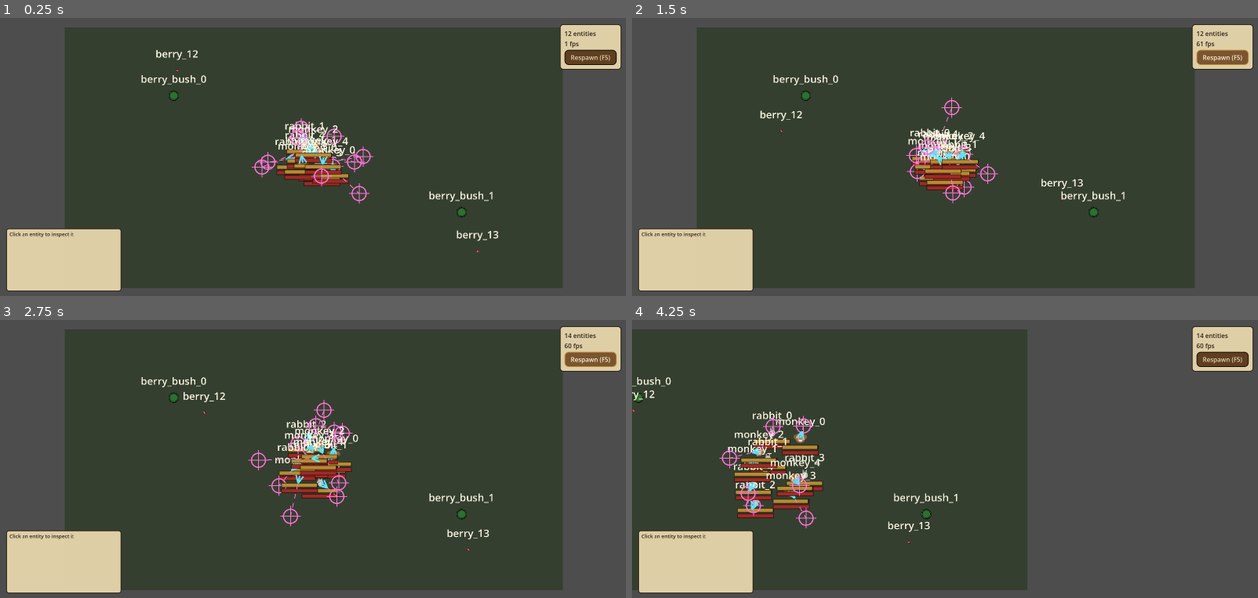
Above: before the commit, frames 1-4 (two rows, left to right).
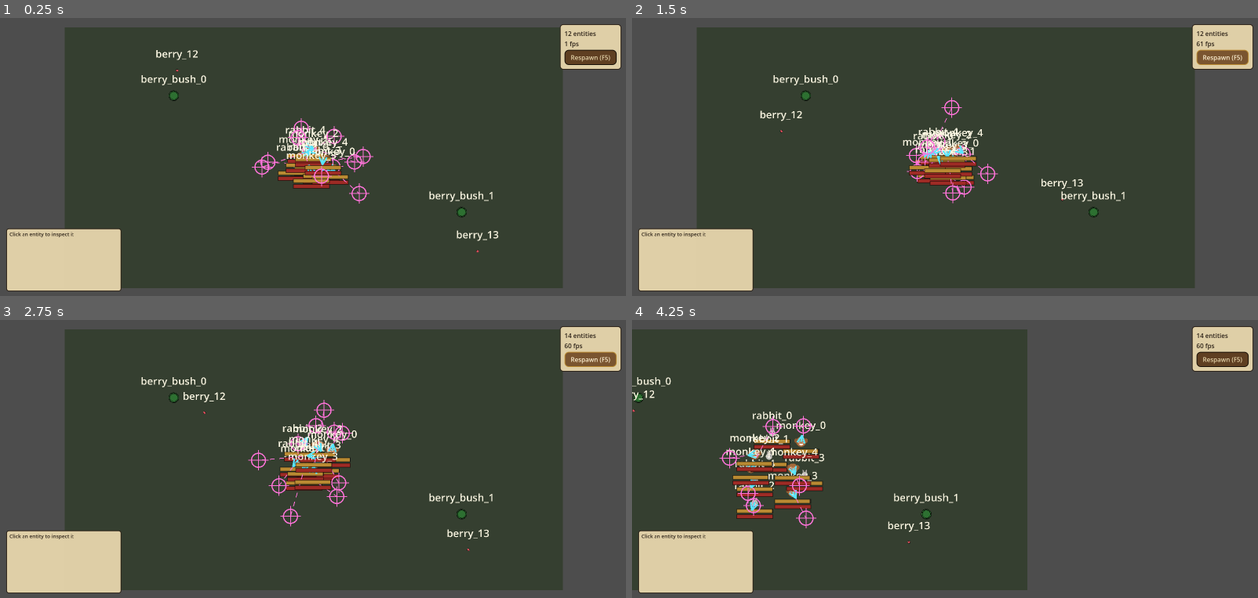
Above: after the commit, the same moments.

Repository: hafizosina/compilationpack
Game: Godot game, scene res://9. EcsSystem/main.tscn
Two runs of this game, one before a commit and one after it. Both use one fixed random seed, a clock stepped at 60 frames per second and the inputs below.
Inputs (mouse positions are in pixels of both pictures, inside the frame that each line leads up to):
- Up to frame 1 (0.25 s): no input
- Up to frame 2 (1.5 s): click "Respawn (F5)" at 0.5 s; click "Respawn (F5)" at 1.25 s
- Up to frame 3 (2.75 s): click "Respawn (F5)" at 2 s
- Up to frame 4 (4.25 s): tap Enter at 2.75 s; move the mouse to (1082, 445) at 2.77 s; hold Right (ui_right) 2.78-3.5 s; hold Shift (sprint) 2.78-3.5 s; click (1082, 445) at 2.92 s; drag from (819, 472) to (913, 514) at 3.52 s

The runs differ from the first frame. In frame 1, 1.7% of the frame differs, in the area x 42-58%, y 37-63%; in frame 2, 1.7%; in frame 3, 2.2%; in frame 4, 2.7%, in the area x 15-31%, y 34-72%.

Commit message:
feat(ecs): a stage may declare how often it runs
Co-Authored-By: Claude Opus 5 <noreply@anthropic.com>
Claude-Session: https://claude.ai/code/session_01SrG6kmDmntGUxZCjZFvMFv

Diff:
--- a/9. EcsSystem/ecs/ecs_scheduler.gd
+++ b/9. EcsSystem/ecs/ecs_scheduler.gd
@@ -1,26 +1,78 @@
 class_name EcsScheduler
 extends RefCounted
 
-## The ordered system list. Run order IS the coordination mechanism — wander
-## writes a destination before movement walks toward it before render draws
+## The ordered system list. Run order IS the coordination mechanism — the brain
+## writes a destination before movement walks toward it before node_sync draws
 ## where it ended up — so this list is the pipeline, written once in main.gd
 ## and read like a table of contents.
+##
+## ## Not every stage needs every tick
+##
+## A stage may declare how often it runs. `add(system, 3)` runs it every third
+## tick — 20 Hz on a 60 Hz pipeline — and the reason that is safe is that every
+## system in this module already takes `delta` and means it. A system that runs
+## a third as often is handed three ticks' worth of delta, so hunger climbs at
+## the same rate per second and the brain's pause lasts the same number of
+## seconds. Nothing is scaled by hand.
+##
+## What changes is *latency*, not rate: a decision, or a fresh perception, can
+## be up to `every` ticks late. For timer-based AI that is invisible; for
+## movement and the view it is not, which is why those stay at every tick.
+##
+## **`phase` is what keeps the frame smooth.** Slow systems all landing on the
+## same tick makes one heavy frame in three rather than three even ones — the
+## sim gets cheaper on average and *worse* to look at. A system runs when
+## `tick % every == phase`, so two systems at the same rate with different
+## phases never share a tick. It also fixes read-after-write: give a consumer
+## the phase just after its producer and it reads data one tick old, exactly as
+## it did at full rate.
 
 var _systems: Array[EcsSystem] = []
+var _every: PackedInt32Array = PackedInt32Array()
+var _phase: PackedInt32Array = PackedInt32Array()
+## Delta banked since each system last ran, so a stage that runs every third
+## tick is handed the whole three ticks rather than one of them.
+var _accum: PackedFloat32Array = PackedFloat32Array()
+var _tick: int = 0
 
 ## Appends a system and returns self, so a pipeline reads as one chained
 ## statement in the order it runs.
-func add(system: EcsSystem) -> EcsScheduler:
+##
+## `every` is in ticks — 1 is every tick, 3 is 20 Hz on a 60 Hz pipeline.
+## `phase` picks which of those ticks it lands on, and must be less than
+## `every` or the system never runs.
+func add(system: EcsSystem, every: int = 1, phase: int = 0) -> EcsScheduler:
 	if system == null:
 		push_error("EcsScheduler: refusing to add a null system")
 		return self
+	if every < 1:
+		push_error("EcsScheduler: '%s' asked for every=%d; a stage runs at least once"
+			% [system.label(), every])
+		every = 1
+	if phase < 0 or phase >= every:
+		push_error("EcsScheduler: '%s' asked for phase %d of every %d — it would never run"
+			% [system.label(), phase, every])
+		phase = 0
 	_systems.append(system)
+	_every.append(every)
+	_phase.append(phase)
+	_accum.append(0.0)
 	return self
 
-## One frame: every system once, in order.
+## One tick: every system that is due, in order, each handed the time that has
+## passed since *it* last ran.
 func run_all(world: EcsWorld, delta: float) -> void:
-	for system in _systems:
-		system.run(world, delta)
+	for i in _systems.size():
+		_accum[i] += delta
+		if _tick % _every[i] != _phase[i]:
+			continue
+		_systems[i].run(world, _accum[i])
+		_accum[i] = 0.0
+	_tick += 1
 
 func systems() -> Array[EcsSystem]:
 	return _systems
+
+## How often each system runs, in ticks, for anything reporting on the pipeline.
+func intervals() -> PackedInt32Array:
+	return _every
--- a/9. EcsSystem/main.gd
+++ b/9. EcsSystem/main.gd
@@ -41,8 +41,8 @@
 ##     spawner    asks for a berry     → writes a note to the lifecycle inbox
 ##     hunger     the bar climbs       → writes EcsHunger/EcsHealthComponent
 ##     health     and death at zero    → writes a note to the lifecycle inbox
-##     sensor     what can it see/reach→ writes EcsSensor/EcsActionComponent
-##     low_brain  decides, and remembers → writes EcsMovementComponent
+##     sensor     what can it see/reach→ writes EcsSensor/EcsActionComponent  [20 Hz]
+##     low_brain  decides, and remembers → writes EcsMovementComponent        [20 Hz]
 ##     consume    carries out "eat"    → writes EcsHunger/EcsInventoryComponent
 ##     movement   walks toward it      → writes EcsPositionComponent
 ##     collision  unstacks the bodies  → writes EcsPositionComponent
@@ -75,6 +75,20 @@
 ##   F1  show/hide the on-entity debug overlay
 ##   F5  rebuild the world from data — edit world1.tres or a blueprint,
 ##       press F5, and see the change with no code touched.
+
+## Ticks between runs for the stages that do not need 60 Hz — 3 is 20 Hz.
+##
+## Perception and deciding are the two most expensive stages and the two least
+## sensitive to being late: a sensor list is already a tick stale, and a
+## creature that takes 50 ms to notice something is a creature. Movement,
+## collision and node_sync stay at every tick, because those are what the eye
+## actually watches — this is why the rate is per stage and not one global sim
+## clock, which would buy the same time and make the picture stutter.
+##
+## The two run on different phases so they never share a tick. That keeps the
+## frame even, and it puts the brain one tick *after* the sensor, which is the
+## same freshness it had at full rate.
+const SLOW: int = 3
 
 ## Blueprint book to resolve placement `type` ids against.
 @export var catalog: EcsEntityCatalog
@@ -153,8 +167,8 @@
 		.add(EcsSpawnerSystem.new()) \
 		.add(EcsHungerSystem.new()) \
 		.add(EcsHealthSystem.new()) \
-		.add(EcsSensorSystem.new(_manager)) \
-		.add(EcsLowBrainSystem.new()) \
+		.add(EcsSensorSystem.new(_manager), SLOW, 0) \
+		.add(EcsLowBrainSystem.new(), SLOW, 1) \
 		.add(EcsConsumeSystem.new()) \
 		.add(EcsMovementSystem.new()) \
 		.add(_collision) \
--- a/9. EcsSystem/tests/lifecycle_test.gd
+++ b/9. EcsSystem/tests/lifecycle_test.gd
@@ -78,6 +78,7 @@
 	await _a_grazer_eats_off_the_ground_with_no_inventory()
 	await _a_sated_carrier_leaves_the_berry_alone()
 	await _a_hungry_carrier_eats_off_the_ground_without_pocketing()
+	await _a_stage_on_a_slower_tick_still_simulates_the_same()
 
 ## A component's `const NODE_KIND` is what gets it a node, so a berry — sprite,
 ## no shape — must come out with a sprite and no body. And everything an entity
@@ -752,6 +753,51 @@
 	_check("and never put it in the bag on the way", not pocketed)
 	_check("the meal went onto its fullness", hunger.fullness > before)
 
+## Running a stage a third as often must not make it simulate a third as much.
+## The scheduler banks delta per system, so hunger authored in points per second
+## climbs at that rate whether it is ticked at 60 Hz or 20 Hz — nothing is
+## scaled by hand, which is the whole reason a per-stage rate is safe here.
+##
+## Also checks `phase`, which is what keeps two slow stages off the same frame:
+## a stage at phase 1 must sit out tick 0 and run on tick 1.
+func _a_stage_on_a_slower_tick_still_simulates_the_same() -> void:
+	var rabbit := _manager.spawn(_world, _catalog, &"rabbit", Vector2(-8000.0, 0.0))
+	var hunger := _world.get_component(rabbit, EcsHungerComponent) as EcsHungerComponent
+	await _tick(1)
+
+	# 60 Hz.
+	var fast := EcsScheduler.new()
+	fast.add(EcsHungerSystem.new())
+	hunger.fullness = hunger.max_fullness
+	for i in 30:
+		fast.run_all(_world, TICK)
+	var at_60 := hunger.max_fullness - hunger.fullness
+
+	# 20 Hz, same wall-clock span.
+	var slow := EcsScheduler.new()
+	slow.add(EcsHungerSystem.new(), 3, 0)
+	hunger.fullness = hunger.max_fullness
+	for i in 30:
+		slow.run_all(_world, TICK)
+	var at_20 := hunger.max_fullness - hunger.fullness
+
+	_check("fullness drained at 60 Hz", at_60 > 0.0)
+	# At most one interval's worth may still be banked when the span ends.
+	var owed := hunger.drain * 3.0 * TICK
+	_check("and by the same amount at 20 Hz (%.4f vs %.4f, one interval = %.4f)"
+		% [at_60, at_20, owed], absf(at_60 - at_20) <= owed + 0.0001)
+
+	# Phase: this one must sit out the first tick and act on the second.
+	var offset := EcsScheduler.new()
+	offset.add(EcsHungerSystem.new(), 3, 1)
+	hunger.fullness = hunger.max_fullness
+	offset.run_all(_world, TICK)
+	_check("a stage at phase 1 sits out tick 0",
+		is_equal_approx(hunger.fullness, hunger.max_fullness))
+	offset.run_all(_world, TICK)
+	_check("and runs on tick 1, with both ticks of delta banked",
+		is_equal_approx(hunger.max_fullness - hunger.fullness, hunger.drain * 2.0 * TICK))
+
 ## The other half of hunger's rule. Starving spends health; being well fed gives
 ## it back, and the band between the two thresholds does neither — which is what
 ## stops regeneration from simply undoing starvation.
Not shown, changed: 9. EcsSystem/HANDOFF.md
Not shown, changed: CLAUDE.md
